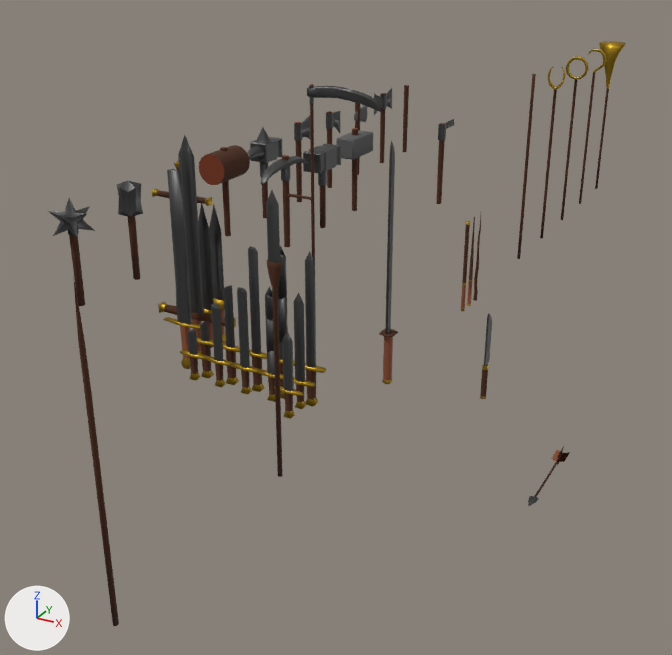
The Blender file resources/meshes/items/weapons.blend: old version first, new version second.
One viewpoint serves both versions: a 50 mm lens placed at (2.77, -4.74, 1.98), pointed at (0.18, -0.03, -0.37). The axes (+X, +Y, +Z) are drawn at lower left. The lights are the same throughout.

Objects in the first picture: 'cudgel01', 'executionerSword01', 'gladius01', 'glaive01', 'greatSword01', 'harpe01', 'katana01', 'longsword01', 'longsword01Broken00', 'longsword01Broken01', 'longsword01Broken02', 'longsword01Broken03', 'mallet01', 'morningstar01', 'scythe03', 'shortSword01', 'spear01', 'sword01', 'sword01Broken00', 'sword01Broken01', 'sword01Broken02', 'sword01Broken03'.
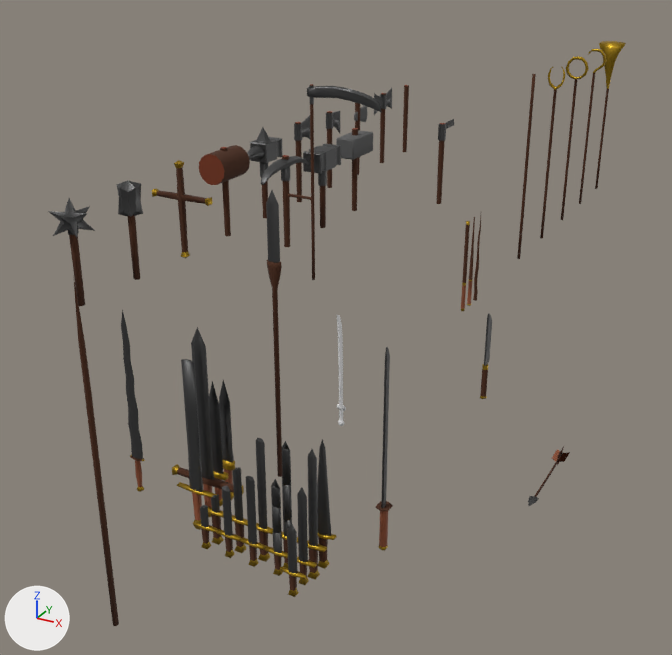
What changed in the scene script:
```text
Add mat_material:
    mat_material = principled_material('Material')
    mat_material.base_color = (0.8, 0.8, 0.8)  # white #e7e7e7
    mat_material.roughness = 0.4
Add me_flamberge01:
    me_flamberge01.from_pydata(...)  # 130 vertices, 146 faces; spans x -0.052..0.052, y -0.024..0.024, z -0.13..1.041
    me_flamberge01.polygons.foreach_set('use_smooth', [True] * 146)
    # faces by material slot: [68, 30, 16, 28, 4]
    me_flamberge01.materials.append(mat_metalironrough)  # dark grey #5b5b5b
    me_flamberge01.materials.append(mat_woodbrown)  # brown #4b2710
    me_flamberge01.materials.append(mat_leatherlightbrown)  # brown #8c4d2e
    me_flamberge01.materials.append(mat_metalbrassshiny)  # yellow #b89229
    me_flamberge01.materials.append(mat_metalironshiny)  # dark grey #5b5b5b
Add me_broadsword01:
    me_broadsword01.from_pydata(...)  # 45 vertices, 42 faces; spans x -0.072..0.072, y -0.024..0.024, z -0.105..0.65
    me_broadsword01.polygons.foreach_set('use_smooth', [True] * 42)
    # faces by material slot: [8, 24, 6, 4]
    me_broadsword01.materials.append(mat_metalironrough)  # dark grey #5b5b5b
    me_broadsword01.materials.append(mat_metalbrassshiny)  # yellow #b89229
    me_broadsword01.materials.append(mat_woodbrown)  # brown #4b2710
    me_broadsword01.materials.append(mat_metalironshiny)  # dark grey #5b5b5b
Add me_badelaire01:
    me_badelaire01.from_pydata(...)  # 76 vertices, 96 faces; spans x -0.026..0.026, y -0.063..0.047, z -0.085..0.735
    me_badelaire01.polygons.foreach_set('use_smooth', [True] * 96)
    me_badelaire01.materials.append(mat_material)  # white #e7e7e7
Change ob_sword01:
    ob_sword01.location: (0.8, -1.5, 0.0) -> (0.8, -1.5, -1.0)
Change ob_executionersword01:
    ob_executionersword01.location: (0.0, -1.3, 0.0) -> (0.0, -1.3, -1.0)
Change ob_gladius01:
    ob_gladius01.location: (0.0, -1.0, 0.0) -> (0.0, -1.0, -1.0)
Change ob_greatsword01:
    ob_greatsword01.location: (0.0, -1.2, 0.0) -> (0.0, -1.2, -1.0)
Change ob_harpe01:
    ob_harpe01.location: (0.0, -1.1, 0.0) -> (0.0, -1.1, -1.0)
Change ob_katana01:
    ob_katana01.location: (1.0, -1.0, 0.0) -> (1.0, -1.0, -1.0)
Change ob_shortsword01:
    ob_shortsword01.location: (0.8, -1.6, 0.0) -> (0.8, -1.6, -1.0)
Change ob_longsword01:
    ob_longsword01.location: (0.8, -1.4, 0.0) -> (0.8, -1.4, -1.0)
Change ob_sword01broken02:
    ob_sword01broken02.location: (0.35, -1.5, 0.0) -> (0.35, -1.5, -1.0)
Change ob_sword01broken03:
    ob_sword01broken03.location: (0.2, -1.5, 0.0) -> (0.2, -1.5, -1.0)
Change ob_sword01broken00:
    ob_sword01broken00.location: (0.65, -1.5, 0.0) -> (0.65, -1.5, -1.0)
Change ob_sword01broken01:
    ob_sword01broken01.location: (0.5, -1.5, 0.0) -> (0.5, -1.5, -1.0)
Change ob_longsword01broken00:
    ob_longsword01broken00.location: (0.65, -1.4, 0.0) -> (0.65, -1.4, -1.0)
Change ob_longsword01broken01:
    ob_longsword01broken01.location: (0.5, -1.4, 0.0) -> (0.5, -1.4, -1.0)
Change ob_longsword01broken02:
    ob_longsword01broken02.location: (0.35, -1.4, 0.0) -> (0.35, -1.4, -1.0)
Change ob_longsword01broken03:
    ob_longsword01broken03.location: (0.2, -1.4, 0.0) -> (0.2, -1.4, -1.0)
Add ob_flamberge01:
    ob_flamberge01 = bpy.data.objects.new('flamberge01', me_flamberge01)
    ob_flamberge01.location = (-0.5, -1.2, -1.0)
Add ob_broadsword01:
    ob_broadsword01 = bpy.data.objects.new('broadsword01', me_broadsword01)
    ob_broadsword01.location = (0.8, -1.3, -1.0)
Add ob_badelaire01:
    ob_badelaire01 = bpy.data.objects.new('badelaire01', me_badelaire01)
    ob_badelaire01.location = (0.2, 0.0, -1.0)
```

Boxes (x1, y1, x2, y2) around the edits, measured in the pictures (672 x 655 px):
'greatSword01', moved: before (158, 135, 236, 354); after (172, 327, 244, 517)
'executionerSword01', moved: before (163, 169, 200, 369); after (177, 359, 217, 530)
'longsword01', moved: before (305, 251, 326, 407); after (307, 449, 327, 580)
'katana01', moved: before (379, 141, 398, 384); after (375, 347, 393, 550)
'longsword01Broken01', moved: before (248, 246, 267, 392); after (256, 438, 273, 562)
'gladius01', moved: before (209, 204, 226, 343); after (219, 380, 235, 500)
'harpe01', moved: before (198, 202, 214, 348); after (209, 381, 228, 506)
'sword01', moved: before (293, 292, 315, 409); after (297, 488, 317, 585)
'sword01Broken01', moved: before (231, 287, 259, 394); after (240, 476, 266, 567)
'sword01Broken00', moved: before (258, 286, 283, 402); after (265, 479, 288, 576)
'longsword01Broken00', moved: before (277, 246, 295, 399); after (282, 441, 298, 568)
'longsword01Broken02', moved: before (222, 285, 240, 385); after (232, 467, 248, 553)
'shortSword01', moved: before (274, 331, 303, 419); after (280, 523, 306, 597)
'sword01Broken02', moved: before (205, 303, 233, 387); after (216, 486, 241, 558)
'flamberge01', added: after (121, 309, 145, 492)
'broadsword01', added: after (317, 439, 336, 569)
'longsword01Broken03', moved: before (197, 321, 214, 379); after (208, 495, 224, 545)
'sword01Broken03', moved: before (180, 329, 207, 381); after (193, 505, 217, 549)
'badelaire01', added: after (337, 315, 346, 426)
